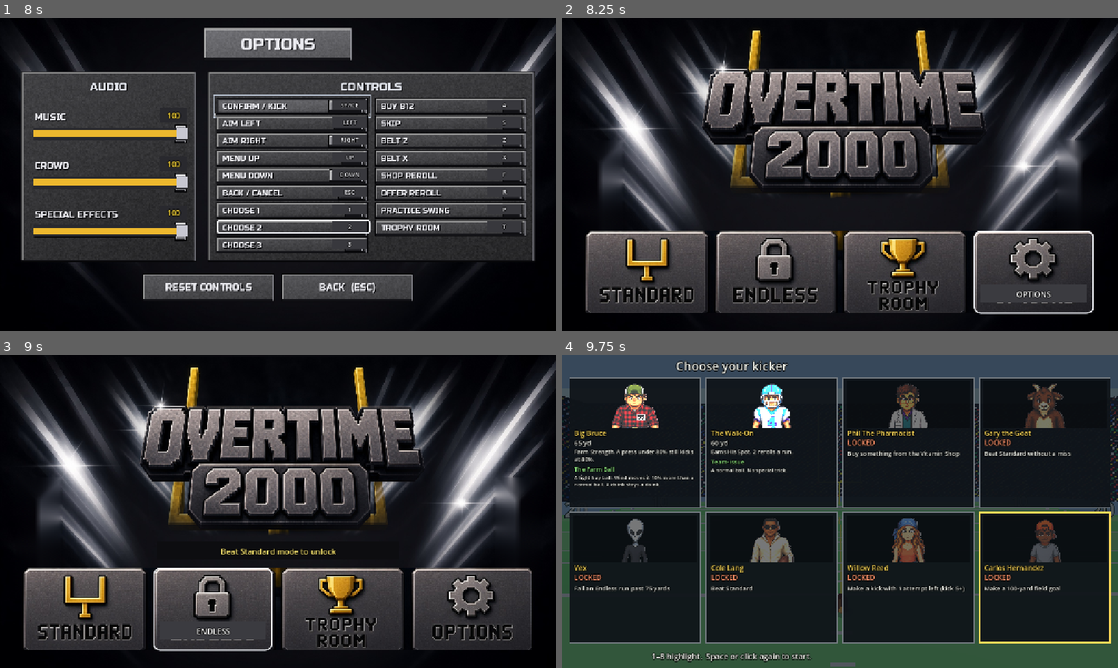
Above: before the commit, frames 1-4 (two rows, left to right).
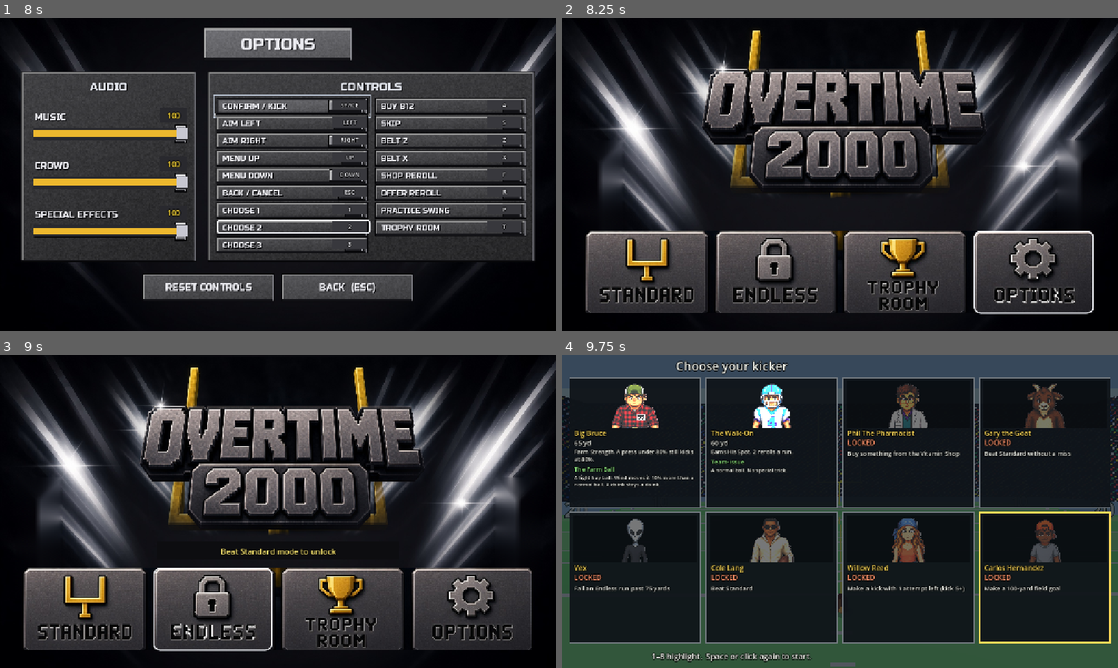
Above: after the commit, the same moments.

Repository: jmerchslop/field-goal-roguelike
Game: Godot game, scene res://scenes/main.tscn
Two runs of this game, one before a commit and one after it. Both use one fixed random seed, a clock stepped at 60 frames per second and the inputs below.
Inputs (mouse positions are in pixels of both pictures, inside the frame that each line leads up to):
- Up to frame 1 (8 s): tap Enter at 0.5 s; move the mouse to (400, 158) at 0.52 s; hold Up (menu_up) 0.53-1.25 s; tap Space (confirm) at 0.6, 1.25, 2, 2.75, 3.5, 4.25 s; click (400, 158) at 0.67 s; tap F (shop_reroll) at 0.77, 1.07, 2.3, 3.77, 4.07, 5.3, 6.77, 7.07 s; tap R (offer_reroll) at 0.8, 3.8, 6.8 s; drag from (166, 190) to (250, 237) at 1.27 s; move the mouse to (333, 105) at 2.02 s; hold Up (menu_up) 2.03-2.75 s; tap T (trophy) at 2.1 s; drag from (250, 237) to (111, 127) at 2.77 s; move the mouse to (444, 221) at 3.52 s; hold A 3.53-4.25 s; tap Left (aim_left) at 3.6 s; tap S (skip) at 4.15 s; drag from (111, 127) to (194, 96) at 4.27 s; move the mouse to (305, 174) at 5.02 s; hold Escape (back) 5.03-5.75 s; tap X (belt_x) at 5.1 s; click (305, 174) at 5.17 s; drag from (194, 96) to (166, 190) at 5.77 s; move the mouse to (400, 158) at 6.52 s; hold Up (menu_up) 6.53-7.25 s; tap 4 (buy_b12) at 6.6 s; drag from (166, 190) to (250, 237) at 7.27 s
- Up to frame 2 (8.25 s): move the mouse to (895, 105) at 8.02 s; hold Escape (back) from 8.03 s (still down); tap 2 (choose_2) at 8.1 s
- Up to frame 3 (9 s): tap F (shop_reroll) at 8.3 s; release Escape (back) at 8.75 s; drag from (250, 574) to (111, 464) at 8.77 s
- Up to frame 4 (9.75 s): move the mouse to (1006, 558) at 9.52 s; hold Up (menu_up) from 9.53 s (still down); tap Space (confirm) at 9.6 s; click (1006, 558) at 9.67 s

Frame 1 is identical in both runs. In frame 2, 0.5% of the frame differs, in the area x 77-95%, y 82-92%; in frame 3, 0.5%, in the area x 30-46%, y 82-91%; in frame 4, nothing differs.

Commit message:
Remove the menu highlight plate and reroll every card.
The selected menu tile was covering its painted label with a gray rectangle. That fill is gone; the outline stays and the painted word turns white. An offer reroll and a shop F now draw a full new set instead of leaving the previous cards in place when other legal items exist.

Co-authored-by: jmerchslop <jmerchslop@users.noreply.github.com>

Diff:
--- a/scripts/Loadout.gd
+++ b/scripts/Loadout.gd
@@ -394,16 +394,57 @@
 	return cards
 
 
-static func draw_offer(state: Dictionary, attempt_cap: int, rng: RandomNumberGenerator) -> Array:
+static func card_key(card) -> String:
+	return "%s|%s" % [str(card.get("id", "")), int(card.get("rank", 0))]
+
+
+static func draw_offer(state: Dictionary, attempt_cap: int, rng: RandomNumberGenerator, avoid: Array = []) -> Array:
+	var equip := legal_equipment(state)
+	var perks := legal_perks(state, attempt_cap)
+	var curses := legal_curses(state)
+	if not avoid.is_empty():
+		var keys := {}
+		for card in avoid:
+			keys[card_key(card)] = true
+		var fresh_equip := _without_keys(equip, keys)
+		# One equipment card is still required when any equipment is legal.
+		# If the previous card was the only one, it may come back.
+		if fresh_equip.is_empty() and not equip.is_empty():
+			fresh_equip = equip
+		var fresh_perks := _without_keys(perks, keys)
+		var fresh_curses := _without_keys(curses, keys)
+		if _pools_can_fill_offer(fresh_equip, fresh_perks, fresh_curses):
+			equip = fresh_equip
+			perks = fresh_perks
+			curses = fresh_curses
+	return _compose_offer(equip, perks, curses, rng)
+
+
+static func _without_keys(cards: Array, keys: Dictionary) -> Array:
+	var kept: Array = []
+	for card in cards:
+		if keys.has(card_key(card)):
+			continue
+		kept.append(card)
+	return kept
+
+
+static func _pools_can_fill_offer(equip: Array, perks: Array, curses: Array) -> bool:
+	var fillers := perks.size() + mini(curses.size(), 1)
+	if equip.size() > 0:
+		fillers += equip.size()
+	return fillers >= 3
+
+
+static func _compose_offer(equip: Array, perks: Array, curses: Array, rng: RandomNumberGenerator) -> Array:
 	var cards: Array = []
-	var equip := legal_equipment(state)
 	if equip.size() > 0:
 		var index := rng.randi_range(0, equip.size() - 1)
 		cards.append(equip[index])
 		equip.remove_at(index)
 	var pool: Array = []
-	pool.append_array(legal_perks(state, attempt_cap))
-	pool.append_array(legal_curses(state))
+	pool.append_array(perks)
+	pool.append_array(curses)
 	_fill_offer(cards, pool, rng, true)
 	# Perks and curses can run out while equipment ranks are still legal.
 	if cards.size() < 3 and equip.size() > 0:
--- a/scripts/RunLogic.gd
+++ b/scripts/RunLogic.gd
@@ -729,7 +729,8 @@
 	if not awaiting_offer or awaiting_shop or rerolls_left <= 0:
 		return false
 	rerolls_left -= 1
-	offer = Loadout.draw_offer(loadout_state(), attempt_cap, _offer_rng)
+	var previous: Array = offer.duplicate(true)
+	offer = Loadout.draw_offer(loadout_state(), attempt_cap, _offer_rng, previous)
 	awaiting_offer = true
 	return true
 
@@ -871,7 +872,8 @@
 	cash -= shop_reroll_price
 	shop_reroll_price += 1
 	shop_flash = ""
-	_fill_shelves(false)
+	var previous: Array = shop_stock.duplicate()
+	_fill_shelves(false, previous)
 	return true
 
 
@@ -1287,8 +1289,8 @@
 	return -1
 
 
-func _fill_shelves(opening: bool = false) -> void:
-	var picks: Array = Vitamins.draw_three(_shop_rng)
+func _fill_shelves(opening: bool = false, avoid: Array = []) -> void:
+	var picks: Array = Vitamins.draw_three(_shop_rng, [] if opening else avoid)
 	if opening and stats.synchronicity and not shop_guaranteed:
 		shop_guaranteed = true
 		if not picks.has(Vitamins.PROTEIN):
--- a/scripts/ScreenshotDriver.gd
+++ b/scripts/ScreenshotDriver.gd
@@ -11,6 +11,12 @@
 	if made != OK and made != ERR_ALREADY_EXISTS:
 		print("Could not create ", shot_dir)
 		get_tree().quit(1)
+		return
+	if OS.get_environment("FG_SHOT_PART") == "menu":
+		if not await _capture_menu_and_rerolls():
+			get_tree().quit(1)
+			return
+		get_tree().quit(0)
 		return
 	board.front.screen = FrontEnd.Screen.SELECT
 	board.selecting = true
@@ -388,6 +394,9 @@
 		get_tree().quit(1)
 		return
 	if not await _capture_ball_sprites():
+		get_tree().quit(1)
+		return
+	if not await _capture_menu_and_rerolls():
 		get_tree().quit(1)
 		return
 	get_tree().quit()
@@ -1844,6 +1853,95 @@
 		board.logic.advance(board.logic.flight_duration)
 	print("CARLOS PERFECT ", board.logic.perfect, " e ", board.logic.accuracy_error, " ", board.logic.result_text)
 	if not await _capture("carlos_numero_dos_perfect.png"):
+		return false
+	return true
+
+
+func _capture_menu_and_rerolls() -> bool:
+	board.showing_records = false
+	board.selecting = false
+	board.front.screen = FrontEnd.Screen.MAIN
+	board.front.lock_message = ""
+	board.front.notice = ""
+	var saved_wins := SaveData.wins
+	SaveData.wins = 0
+	SaveData.trophies["season_complete"] = false
+	var tiles: Array = [
+		[0, "menu_tile_standard.png"],
+		[1, "menu_tile_endless.png"],
+		[2, "menu_tile_trophy.png"],
+		[3, "menu_tile_options.png"],
+	]
+	for tile in tiles:
+		board.front.menu_index = int(tile[0])
+		board.front.lock_message = ""
+		if not await _capture(str(tile[1])):
+			return false
+	board.front.screen = FrontEnd.Screen.OPTIONS
+	board.front.focus = 3
+	board.front.notice = ""
+	board.front.rebinding = ""
+	Settings.set_volume("music", 100, false)
+	Settings.set_volume("crowd", 100, false)
+	Settings.set_volume("sfx", 100, false)
+	if not await _capture("options_selected_plate.png"):
+		return false
+	SaveData.wins = saved_wins
+	board.highlight = 1
+	board.confirm_kicker()
+	board.force_weather(RunLogic.CLEAR)
+	board.run.set_wind(0.0, 0.0)
+	board.run.kick_number = 1
+	board.run.phase = RunLogic.Phase.PLAYING
+	board.run.kick_resolved = true
+	board.run.last_result_made = true
+	board.run.roll_offer()
+	if board.run.offer.size() != 3:
+		print("Offer did not draw 3 cards")
+		return false
+	var before: Array = board.run.offer.duplicate(true)
+	var charges: int = board.run.rerolls_left
+	print("OFFER BEFORE ", before, " rerolls ", charges)
+	if not await _capture("offer_before_reroll.png"):
+		return false
+	if not board.run.reroll_offer():
+		print("Offer reroll did not spend")
+		return false
+	print("OFFER AFTER ", board.run.offer, " rerolls ", board.run.rerolls_left)
+	if board.run.rerolls_left != charges - 1:
+		print("Reroll charge did not drop by 1")
+		return false
+	var shared := 0
+	for card in board.run.offer:
+		for old in before:
+			if Loadout.card_key(card) == Loadout.card_key(old):
+				shared += 1
+	if shared > 0:
+		print("Reroll kept ", shared, " previous cards")
+		return false
+	if not await _capture("offer_after_reroll.png"):
+		return false
+	board.run.cash = 40
+	board.run.belt[0] = Vitamins.ZINC
+	board.run.belt[1] = ""
+	board.run.open_shop()
+	var stock_before: Array = board.run.shop_stock.duplicate()
+	var belt_before: Array = board.run.belt.duplicate()
+	print("SHOP BEFORE ", stock_before, " belt ", belt_before, " b12 ", board.run.shop_b12_bought)
+	if not await _capture("shop_before_reroll.png"):
+		return false
+	if not board.run.reroll_shop():
+		print("Shop reroll failed")
+		return false
+	print("SHOP AFTER ", board.run.shop_stock, " belt ", board.run.belt, " b12 ", board.run.shop_b12_bought, " price ", board.run.shop_reroll_price)
+	if board.run.belt != belt_before or board.run.shop_b12_bought:
+		print("Shop reroll touched the belt or B12")
+		return false
+	for id in board.run.shop_stock:
+		if stock_before.has(str(id)):
+			print("Shop reroll kept ", id)
+			return false
+	if not await _capture("shop_after_reroll.png"):
 		return false
 	return true
 
--- a/scripts/Vitamins.gd
+++ b/scripts/Vitamins.gd
@@ -134,8 +134,19 @@
 	return ""
 
 
-static func draw_three(rng: RandomNumberGenerator) -> Array:
-	var pool: Array = ALL.duplicate()
+static func draw_three(rng: RandomNumberGenerator, avoid: Array = []) -> Array:
+	var blocked := {}
+	for id in avoid:
+		var name := str(id)
+		if name != "":
+			blocked[name] = true
+	var pool: Array = []
+	for id in ALL:
+		if not blocked.has(str(id)):
+			pool.append(id)
+	# Fewer than 3 other vitamins: a previous one may come back in a full redraw.
+	if pool.size() < 3:
+		pool = ALL.duplicate()
 	var picks: Array = []
 	while picks.size() < 3 and pool.size() > 0:
 		var index := rng.randi_range(0, pool.size() - 1)
--- a/scripts/hud.gd
+++ b/scripts/hud.gd
@@ -4,6 +4,7 @@
 # Meter, attempts, result words. No field drawing in here.
 
 var game
+var _white_labels := {}
 
 
 func _draw() -> void:
@@ -1064,23 +1065,7 @@
 	for index in MenuLayout.TILES.size():
 		if index != front.menu_index:
 			continue
-		var tile: Rect2 = MenuLayout.TILES[index]
-		_draw_round_outline(tile, window, image)
-		var band := Rect2(tile.position.x + 14.0, 612.0, tile.size.x - 28.0, 42.0)
-		if index == 2:
-			band = Rect2(tile.position.x + 18.0, 548.0, tile.size.x - 36.0, 124.0)
-		var label_box := MenuLayout.screen_rect(band, window, image)
-		draw_rect(label_box, Color(0.23, 0.23, 0.25))
-		if index == 2:
-			_text_in_rect("TROPHY", Rect2(label_box.position, Vector2(label_box.size.x, label_box.size.y * 0.5)), 18, Color.WHITE)
-			_text_in_rect("ROOM", Rect2(label_box.position + Vector2(0, label_box.size.y * 0.5), Vector2(label_box.size.x, label_box.size.y * 0.5)), 18, Color.WHITE)
-		else:
-			var word := "STANDARD"
-			if index == 1:
-				word = "ENDLESS"
-			elif index == 3:
-				word = "OPTIONS"
-			_text_in_rect(word, label_box, 18, Color.WHITE)
+		_draw_selected_menu_tile(index, MenuLayout.TILES[index], window, image, art)
 	if front.endless_unlocked() and _menu_texture("endless") == null and art != null:
 		var tile: Rect2 = MenuLayout.TILES[1]
 		var patch := Rect2(tile.position.x + tile.size.x * 0.28, tile.position.y + 18.0, tile.size.x * 0.44, 96.0)
@@ -1122,11 +1107,77 @@
 		var label := "Press a key..." if front.rebinding == action_id else Settings.key_label(action_id)
 		_text_in_rect(label, key_screen, 14, Color(0.94, 0.94, 0.96))
 	if front.focus >= 0 and front.focus < front.focus_count():
-		_draw_round_outline(_focus_pixel_rect(front), window, image)
+		_draw_selected_option_plate(front, window, image)
 	if front.notice != "":
 		var banner := MenuLayout.screen_rect(Rect2(760, 150, 280, 36), window, image)
 		draw_rect(banner, Color(0.35, 0.08, 0.08, 0.92))
 		_text_in_rect(front.notice, banner, 18, Color(1.0, 0.85, 0.4))
+
+
+func _draw_selected_menu_tile(index: int, tile: Rect2, window: Vector2, image: Vector2, art: Texture2D) -> void:
+	# White rounded outline, and the painted word turned white. No filled plate.
+	_draw_round_outline(tile, window, image)
+	var letters := _menu_label_rect(index)
+	var patch := _whitened_label(art, letters)
+	if patch == null:
+		return
+	draw_texture_rect(patch, MenuLayout.screen_rect(letters, window, image), false)
+
+
+func _menu_label_rect(index: int) -> Rect2:
+	# Painted letter bounds. Trophy Room is the two-line word.
+	if index == 1:
+		return Rect2(394, 590, 193, 64)
+	if index == 2:
+		return Rect2(704, 568, 161, 106)
+	if index == 3:
+		return Rect2(1000, 590, 179, 67)
+	return Rect2(88, 590, 215, 64)
+
+
+func _whitened_label(art: Texture2D, letters: Rect2) -> Texture2D:
+	if art == null:
+		return null
+	var key := "%s:%s" % [art.resource_path, letters]
+	if _white_labels.has(key):
+		return _white_labels[key]
+	var source := art.get_image()
+	if source == null:
+		return null
+	var region := Rect2i(int(letters.position.x), int(letters.position.y), int(letters.size.x), int(letters.size.y))
+	var image := source.get_region(region)
+	image.convert(Image.FORMAT_RGBA8)
+	var width := image.get_width()
+	var height := image.get_height()
+	var copy := image.duplicate()
+	for y in height:
+		for x in width:
+			var color := image.get_pixel(x, y)
+			if maxf(color.r, maxf(color.g, color.b)) >= 32.0 / 255.0:
+				continue
+			var near_light := false
+			for dy in range(-2, 3):
+				for dx in range(-2, 3):
+					var xx := x + dx
+					var yy := y + dy
+					if xx < 0 or yy < 0 or xx >= width or yy >= height:
+						continue
+					var other := image.get_pixel(xx, yy)
+					if other.r > 170.0 / 255.0 and other.g > 140.0 / 255.0 and other.b > 140.0 / 255.0:
+						near_light = true
+						break
+				if near_light:
+					break
+			if near_light:
+				copy.set_pixel(x, y, Color.WHITE)
+	var patch := ImageTexture.create_from_image(copy)
+	_white_labels[key] = patch
+	return patch
+
+
+func _draw_selected_option_plate(front: FrontEnd, window: Vector2, image: Vector2) -> void:
+	# The selected Options plate gets the same white outline and no extra fill.
+	_draw_round_outline(_focus_pixel_rect(front), window, image)
 
 
 func _focus_pixel_rect(front: FrontEnd) -> Rect2:
--- a/tests/run_tests.gd
+++ b/tests/run_tests.gd
@@ -47,6 +47,7 @@
 	_check_auto_shank()
 	_check_sfx()
 	_check_ball_art()
+	_check_full_rerolls()
 	_check_m2_kickers()
 
 
@@ -3195,6 +3196,96 @@
 	settings.set_volume("sfx", saved_sfx, false)
 
 
+func _gd_function(source: String, name: String) -> String:
+	var at := source.find("func %s" % name)
+	if at < 0:
+		return ""
+	var next := source.find("\nfunc ", at + 8)
+	if next < 0:
+		return source.substr(at)
+	return source.substr(at, next - at)
+
+
+func _offer_overlap(left: Array, right: Array) -> int:
+	var keys := {}
+	for card in left:
+		keys[Loadout.card_key(card)] = true
+	var shared := 0
+	for card in right:
+		if keys.has(Loadout.card_key(card)):
+			shared += 1
+	return shared
+
+
+func _check_full_rerolls() -> void:
+	var hud := FileAccess.get_file_as_string("res://scripts/hud.gd")
+	var menu_tile := _gd_function(hud, "_draw_selected_menu_tile")
+	var option_plate := _gd_function(hud, "_draw_selected_option_plate")
+	check(menu_tile.find("_draw_round_outline") >= 0 and menu_tile.find("_whitened_label") >= 0, "the selected menu tile keeps the white outline and turns the painted label white")
+	var trophy_rect := _gd_function(hud, "_menu_label_rect")
+	check(trophy_rect.find("161") >= 0 and trophy_rect.find("106") >= 0, "Trophy Room stays the two-line painted word")
+	check(menu_tile.find("draw_rect") < 0 and trophy_rect.find("draw_rect") < 0, "the selected menu tile does not draw an extra filled box")
+	check(option_plate.find("_draw_round_outline") >= 0 and option_plate.find("draw_rect") < 0, "a selected Options plate is only the white outline")
+	var kept_a_card := false
+	for seed_value in 12:
+		var deal := RunLogic.new()
+		deal.start_with_kicker(Kickers.WALK_ON)
+		deal.set_offer_seed(seed_value + 3)
+		deal.roll_offer()
+		var before: Array = deal.offer.duplicate(true)
+		var charges := deal.rerolls_left
+		var legal := Loadout.legal_equipment(deal.loadout_state()).size() + Loadout.legal_perks(deal.loadout_state(), deal.attempt_cap).size() + Loadout.legal_curses(deal.loadout_state()).size()
+		check(legal > 6 and before.size() == 3, "a fresh Walk-On offer has other legal cards beyond the three showing")
+		check(deal.reroll_offer() and deal.rerolls_left == charges - 1 and deal.offer.size() == 3, "one offer reroll spends one charge and still shows 3 cards")
+		var equip := 0
+		var curses := 0
+		for card in deal.offer:
+			if str(card.get("kind", "")) == Loadout.EQUIPMENT:
+				equip += 1
+			if str(card.get("kind", "")) == Loadout.CURSE:
+				curses += 1
+		check(equip == 1 and curses <= 1, "the rerolled offer still has one equipment card and at most one curse")
+		if _offer_overlap(before, deal.offer) > 0:
+			kept_a_card = true
+	check(not kept_a_card, "an offer reroll does not keep a previous card when other legal cards exist")
+	var tight := _maxed_loadout()
+	tight.cleats_rank = 5
+	tight.perks = [{"id": Loadout.DEEP_BENCH, "rank": 2}, {"id": Loadout.HOT_STREAK, "rank": 2}]
+	tight.curse_ids = [Loadout.HEAVY, Loadout.SHANKY]
+	tight.curses_locked = true
+	tight.rebuild_stats()
+	var only: Array = Loadout.draw_offer(tight.loadout_state(), tight.attempt_cap, RandomNumberGenerator.new())
+	check(only.size() == 3, "three remaining legal cards are all shown, got %s" % only.size())
+	var again: Array = Loadout.draw_offer(tight.loadout_state(), tight.attempt_cap, RandomNumberGenerator.new(), only)
+	check(again.size() == 3 and _offer_overlap(only, again) == 3, "a pool of exactly three cards may come back because nothing else is legal")
+	var shop := RunLogic.new()
+	shop.new_run()
+	shop.open_shop()
+	shop.shop_stock = [Vitamins.PROTEIN, Vitamins.MAGNESIUM, Vitamins.OMEGA]
+	shop.cash = 20
+	shop.belt = [Vitamins.ZINC, ""]
+	shop.shop_b12_bought = false
+	var offer_charges := shop.rerolls_left
+	var before_stock: Array = shop.shop_stock.duplicate()
+	check(shop.reroll_shop() and shop.cash == 18 and shop.shop_reroll_price == 3, "F spends $2 and the next shelf reroll costs $3")
+	check(shop.rerolls_left == offer_charges, "F does not spend a Walk-On or Scout Lid offer reroll")
+	check(str(shop.belt[0]) == Vitamins.ZINC and str(shop.belt[1]) == "" and not shop.shop_b12_bought, "F leaves the belt and B12 alone")
+	check(shop.shop_stock[0] != shop.shop_stock[1] and shop.shop_stock[1] != shop.shop_stock[2] and shop.shop_stock[0] != shop.shop_stock[2], "the new shelves are three different vitamins")
+	var skipped := 0
+	for id in shop.shop_stock:
+		if before_stock.has(str(id)):
+			skipped += 1
+	check(skipped == 0, "F redraws all 3 shelves instead of leaving one or two in place, kept %s" % skipped)
+	var second_before: Array = shop.shop_stock.duplicate()
+	var belt_now: Array = shop.belt.duplicate()
+	check(shop.reroll_shop() and shop.shop_reroll_price == 4 and shop.rerolls_left == offer_charges, "a second F still spends shop cash only")
+	var skipped_again := 0
+	for id in shop.shop_stock:
+		if second_before.has(str(id)):
+			skipped_again += 1
+	check(skipped_again == 0 and shop.belt == belt_now and not shop.shop_b12_bought, "the second F also replaces every shelf and still ignores the belt and B12")
+
+
 func _check_m2_kickers() -> void:
 	check(Kickers.ALL.size() == 8, "the roster has eight kickers")
 	check(Kickers.id_for_slot(0) == Kickers.BIG_BRUCE and Kickers.id_for_slot(1) == Kickers.WALK_ON and Kickers.id_for_slo …(312 unchanged characters)…
